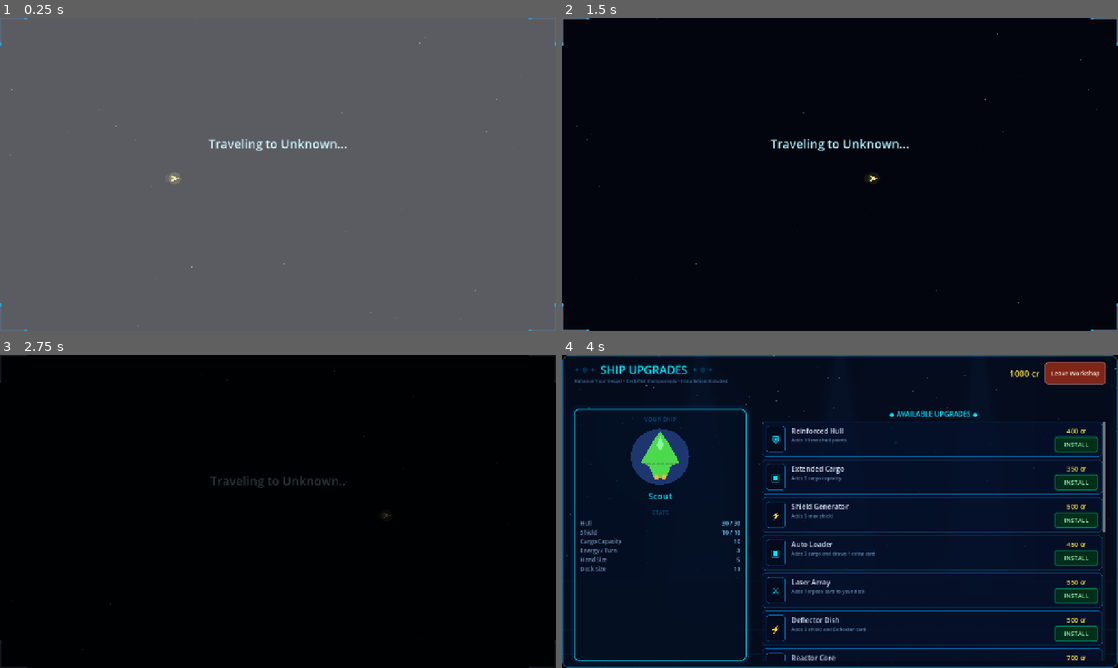
Above: before the commit, frames 1-4 (two rows, left to right).
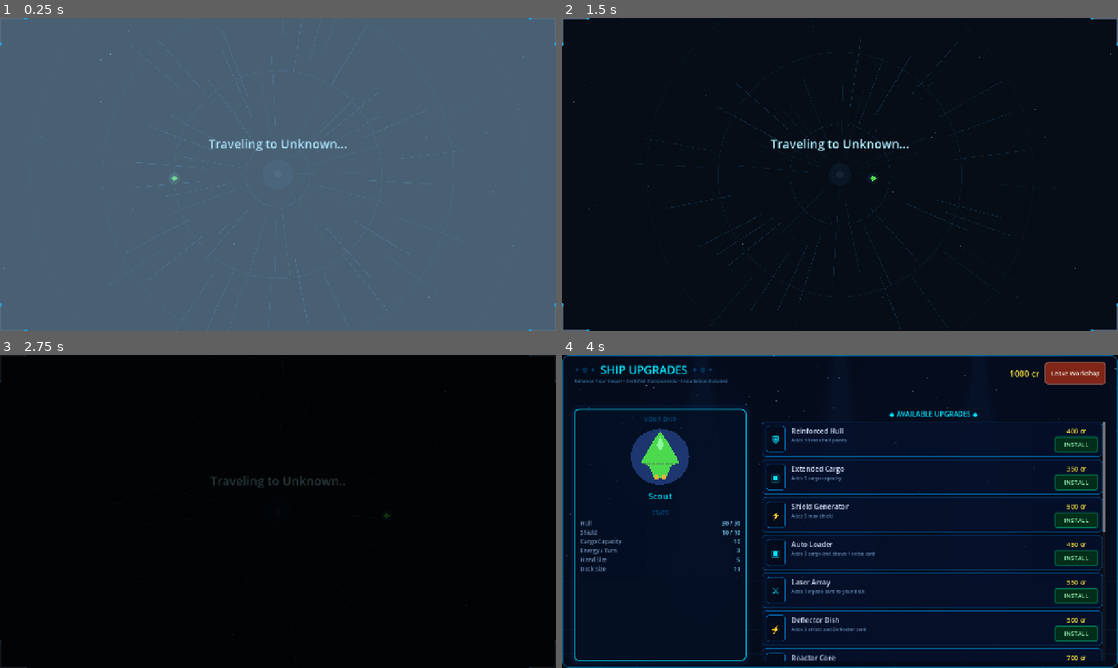
Above: after the commit, the same moments.

Repository: TestAndWin/space-trader
Game: Godot game, scene res://scenes/travel_scene.tscn
The game is run twice, just before and just after one commit, with the same random seed, the same clock (stepped at 60 frames per second) and the same inputs. This scene is started directly instead of the project's main scene.
Inputs (mouse positions are in pixels of both pictures, inside the frame that each line leads up to):
- Up to frame 1 (0.25 s): no input
- Up to frame 2 (1.5 s): tap Enter (ui_accept) at 0.5, 0.77 s; move the mouse to (962, 158) at 0.52 s; hold Right (ui_right) 0.53-1.28 s; hold Space 0.53-1.28 s; click (962, 158) at 0.67 s; move the mouse to (728, 190) at 1.27 s; hold Left (ui_left) from 1.28 s (still down); tap Space at 1.35 s; click (728, 190) at 1.42 s
- Up to frame 3 (2.75 s): tap Enter (ui_accept) at 1.52 s; move the mouse to (333, 442) at 2.02 s; release Left (ui_left) at 2.03 s; hold Right (ui_right) from 2.03 s (still down); hold Space from 2.03 s (still down); click (333, 442) at 2.17 s
- Up to frame 4 (4 s): move the mouse to (812, 574) at 2.77 s; release Space at 2.78 s; tap Space at 2.85 s; click (812, 574) at 2.92 s; tap Enter (ui_accept) at 3.02 s; release Right (ui_right) at 3.5 s; click "Upgrades" at 3.5 s

The runs differ from the first frame. In frame 1, 2.3% of the frame differs, in the area x 0-95%, y 0-100%; in frame 2, 1.2%; in frame 3, less than 0.1%; in frame 4, nothing differs.

Commit message:
Add planet-colored warp effect and ship-specific icon to travel screen
- New warp_effect.gd: procedural hyperspace tunnel with radial streaks,
  expanding concentric rings, and pulsing center glow, all tinted by the
  destination planet type color
- travel_scene.gd: detect destination planet type to theme starfield tint,
  background color, entry flash, and warp tunnel per planet type (5 colors)
- player_ship_icon.gd: draws the player's actual owned ship hull shape and
  primary color (read from GameManager) instead of a hardcoded yellow triangle

Co-Authored-By: Claude Sonnet 4.6 <noreply@anthropic.com>

Diff:
--- a/scripts/components/player_ship_icon.gd
+++ b/scripts/components/player_ship_icon.gd
@@ -1,9 +1,6 @@
 extends Node2D
 
 var pulse_time: float = 0.0
-const SHIP_COLOR := Color(1.0, 0.95, 0.4)
-const GLOW_COLOR := Color(1.0, 0.95, 0.4, 0.15)
-const TRAIL_COLOR := Color(1.0, 0.8, 0.2, 0.08)
 
 
 func _process(delta: float) -> void:
@@ -12,35 +9,113 @@
 
 
 func _draw() -> void:
-	# Engine trail glow
+	var ship: Resource = GameManager.get_ship_data()
+	var ship_shape: int = 0
+	var hull_color := Color(0.3, 0.85, 0.3)
+	if ship:
+		ship_shape = ship.hull_shape
+		hull_color = ship.hull_color_primary
+
+	# Scale: unit size that polygons are built around
+	var s := 20.0
+
+	var body := _get_ship_polygon(ship_shape, s)
+
+	# Engine trail glow (at the back = positive y, which rotates to the left during travel)
 	var trail_alpha: float = 0.06 + sin(pulse_time * 5.0) * 0.03
-	draw_circle(Vector2(0, 12), 10.0, Color(TRAIL_COLOR.r, TRAIL_COLOR.g, TRAIL_COLOR.b, trail_alpha))
+	draw_circle(Vector2(0, s * 0.36), s * 0.5, Color(hull_color.r * 0.2, hull_color.g * 0.2, 1.0, trail_alpha))
 
-	# Outer glow
-	var glow_alpha: float = 0.12 + sin(pulse_time * 3.0) * 0.05
-	draw_circle(Vector2.ZERO, 14.0, Color(GLOW_COLOR.r, GLOW_COLOR.g, GLOW_COLOR.b, glow_alpha))
+	# Outer hull glow
+	var glow_alpha: float = 0.10 + sin(pulse_time * 3.0) * 0.04
+	draw_circle(Vector2.ZERO, s * 0.65, Color(hull_color.r, hull_color.g, hull_color.b, glow_alpha))
 
-	# Ship body (triangle pointing up)
-	var body_points := PackedVector2Array([
-		Vector2(0, -10),   # nose
-		Vector2(-7, 8),    # left wing
-		Vector2(0, 4),     # center notch
-		Vector2(7, 8),     # right wing
+	# Ship body
+	draw_colored_polygon(body, hull_color)
+
+	# Cockpit highlight
+	var cockpit := PackedVector2Array([
+		Vector2(0, -s * 0.35),
+		Vector2(s * 0.06, -s * 0.18),
+		Vector2(0, -s * 0.1),
+		Vector2(-s * 0.06, -s * 0.18),
 	])
-	var body_color := SHIP_COLOR * 0.9
-	body_color.a = 1.0
-	draw_colored_polygon(body_points, body_color)
+	var cockpit_color := Color(
+		minf(hull_color.r + 0.3, 1.0),
+		minf(hull_color.g + 0.3, 1.0),
+		minf(hull_color.b + 0.4, 1.0),
+		0.8
+	)
+	draw_colored_polygon(cockpit, cockpit_color)
 
-	# Highlight stripe
-	var highlight_points := PackedVector2Array([
-		Vector2(0, -8),
-		Vector2(-3, 4),
-		Vector2(0, 2),
-		Vector2(3, 4),
-	])
-	draw_colored_polygon(highlight_points, Color(1.0, 1.0, 0.8, 0.5))
+	# Engine glow (two thruster points)
+	var engine_brightness: float = 0.6 + sin(pulse_time * 8.0) * 0.3
+	draw_circle(Vector2(-s * 0.06, s * 0.34), s * 0.04, Color(0.3, 0.6, 1.0, engine_brightness))
+	draw_circle(Vector2(s * 0.06, s * 0.34), s * 0.04, Color(0.3, 0.6, 1.0, engine_brightness))
 
-	# Engine glow (small circle at back)
-	var engine_brightness: float = 0.6 + sin(pulse_time * 8.0) * 0.3
-	draw_circle(Vector2(-3, 7), 2.0, Color(0.3, 0.6, 1.0, engine_brightness))
-	draw_circle(Vector2(3, 7), 2.0, Color(0.3, 0.6, 1.0, engine_brightness))
+
+func _get_ship_polygon(shape: int, s: float) -> PackedVector2Array:
+	match shape:
+		1:  # Freighter — wide, boxy
+			return PackedVector2Array([
+				Vector2(0, -s * 0.32),
+				Vector2(s * 0.2, -s * 0.25),
+				Vector2(s * 0.28, -s * 0.05),
+				Vector2(s * 0.28, s * 0.2),
+				Vector2(s * 0.15, s * 0.35),
+				Vector2(-s * 0.15, s * 0.35),
+				Vector2(-s * 0.28, s * 0.2),
+				Vector2(-s * 0.28, -s * 0.05),
+				Vector2(-s * 0.2, -s * 0.25),
+			])
+		2:  # Warship — angular, aggressive
+			return PackedVector2Array([
+				Vector2(0, -s * 0.44),
+				Vector2(s * 0.08, -s * 0.3),
+				Vector2(s * 0.35, 0.0),
+				Vector2(s * 0.3, s * 0.15),
+				Vector2(s * 0.15, s * 0.2),
+				Vector2(s * 0.12, s * 0.38),
+				Vector2(-s * 0.12, s * 0.38),
+				Vector2(-s * 0.15, s * 0.2),
+				Vector2(-s * 0.3, s * 0.15),
+				Vector2(-s * 0.35, 0.0),
+				Vector2(-s * 0.08, -s * 0.3),
+			])
+		3:  # Smuggler — slim, fast
+			return PackedVector2Array([
+				Vector2(0, -s * 0.45),
+				Vector2(s * 0.08, -s * 0.3),
+				Vector2(s * 0.18, 0.0),
+				Vector2(s * 0.22, s * 0.15),
+				Vector2(s * 0.12, s * 0.35),
+				Vector2(-s * 0.12, s * 0.35),
+				Vector2(-s * 0.22, s * 0.15),
+				Vector2(-s * 0.18, 0.0),
+				Vector2(-s * 0.08, -s * 0.3),
+			])
+		4:  # Explorer — rounded
+			return PackedVector2Array([
+				Vector2(0, -s * 0.38),
+				Vector2(s * 0.15, -s * 0.28),
+				Vector2(s * 0.25, -s * 0.1),
+				Vector2(s * 0.25, s * 0.1),
+				Vector2(s * 0.18, s * 0.25),
+				Vector2(s * 0.1, s * 0.35),
+				Vector2(-s * 0.1, s * 0.35),
+				Vector2(-s * 0.18, s * 0.25),
+				Vector2(-s * 0.25, s * 0.1),
+				Vector2(-s * 0.25, -s * 0.1),
+				Vector2(-s * 0.15, -s * 0.28),
+			])
+		_:  # Scout (default)
+			return PackedVector2Array([
+				Vector2(0, -s * 0.42),
+				Vector2(s * 0.12, -s * 0.25),
+				Vector2(s * 0.32, s * 0.1),
+				Vector2(s * 0.18, s * 0.15),
+				Vector2(s * 0.1, s * 0.35),
+				Vector2(-s * 0.1, s * 0.35),
+				Vector2(-s * 0.18, s * 0.15),
+				Vector2(-s * 0.32, s * 0.1),
+				Vector2(-s * 0.12, -s * 0.25),
+			])
--- /dev/null
+++ b/scripts/components/warp_effect.gd
@@ -0,0 +1,78 @@
+extends Control
+
+## Procedural warp tunnel drawn behind the hyperspace starfield.
+## Radial streaks fly outward from center; concentric rings expand.
+## Call setup(color) after adding to the scene to set the accent color.
+
+var accent_color: Color = Color(0.25, 0.6, 0.85)
+var _time: float = 0.0
+
+const STREAK_COUNT := 56
+
+# Precomputed per-streak data: [angle, speed, phase_offset]
+var _streak_data: Array = []
+
+
+func setup(p_color: Color) -> void:
+	accent_color = p_color
+
+
+func _ready() -> void:
+	mouse_filter = Control.MOUSE_FILTER_IGNORE
+	_precompute_streaks()
+
+
+func _precompute_streaks() -> void:
+	var rng := RandomNumberGenerator.new()
+	rng.seed = 999
+	for i in STREAK_COUNT:
+		_streak_data.append([
+			float(i) / float(STREAK_COUNT) * TAU + rng.randf_range(-0.06, 0.06),
+			rng.randf_range(0.25, 0.8),
+			rng.randf_range(0.0, 1.0),
+		])
+
+
+func _process(delta: float) -> void:
+	_time += delta
+	queue_redraw()
+
+
+func _draw() -> void:
+	var w := size.x
+	var h := size.y
+	var center := Vector2(w * 0.5, h * 0.5)
+	var max_r := Vector2(w * 0.5, h * 0.5).length()
+
+	# Radial streak lines flying outward from center
+	for data in _streak_data:
+		var angle: float = data[0]
+		var speed: float = data[1]
+		var offset: float = data[2]
+		var progress := fmod(_time * speed + offset, 1.0)
+
+		var inner_r := progress * max_r * 0.5
+		var outer_r := minf(inner_r + max_r * 0.22, max_r * 1.05)
+
+		var p_start := center + Vector2(cos(angle), sin(angle)) * inner_r
+		var p_end := center + Vector2(cos(angle), sin(angle)) * outer_r
+
+		# Brightest at mid-progress, fades at start and end
+		var fade := sin(progress * PI)
+		var alpha := fade * 0.22
+		draw_line(p_start, p_end, Color(accent_color.r, accent_color.g, accent_color.b, alpha), 1.2)
+
+	# Concentric rings expanding outward
+	for r in 4:
+		var ring_progress := fmod(_time * 0.45 + float(r) * 0.25, 1.0)
+		var ring_r := ring_progress * max_r * 0.9
+		var ring_alpha := (1.0 - ring_progress) * 0.18
+		if ring_alpha > 0.005:
+			draw_arc(center, ring_r, 0.0, TAU, 64,
+				Color(accent_color.r, accent_color.g, accent_color.b, ring_alpha), 1.2)
+
+	# Soft pulsing center glow
+	var glow_pulse := (sin(_time * 2.5) + 1.0) * 0.5
+	var glow_r := lerpf(22.0, 38.0, glow_pulse)
+	draw_circle(center, glow_r, Color(accent_color.r, accent_color.g, accent_color.b, 0.07))
+	draw_circle(center, 9.0, Color(1.0, 1.0, 1.0, 0.05))
--- a/scripts/scenes/travel_scene.gd
+++ b/scripts/scenes/travel_scene.gd
@@ -4,6 +4,15 @@
 var dot_count: int = 0
 var dot_timer: float = 0.0
 var star_rects: Array = []
+
+# Planet type accent colors matching planet_background.gd atmosphere palette
+const PLANET_WARP_COLORS: Dictionary = {
+	0: Color(0.5, 0.55, 0.7),    # INDUSTRIAL  - steel blue
+	1: Color(0.3, 0.7, 0.4),     # AGRICULTURAL - green
+	2: Color(0.7, 0.5, 0.25),    # MINING       - orange/brown
+	3: Color(0.25, 0.6, 0.85),   # TECH         - cyan
+	4: Color(0.6, 0.15, 0.15),   # OUTLAW       - dark red
+}
 
 @onready var travel_label := $CenterContainer/VBoxContainer/TravelLabel
 @onready var ship_icon := $CenterContainer/VBoxContainer/ShipContainer/ShipIcon
@@ -16,18 +25,46 @@
 	if EncounterManager.is_carrying_contraband():
 		warning_label.text = "CONTRABAND ABOARD - Increased encounter risk!"
 	travel_label.text = "Traveling to " + destination_planet + "..."
-	_generate_starfield()
+
+	# Determine destination planet type for color theming
+	var dest_type: int = _get_destination_type()
+	var warp_color: Color = PLANET_WARP_COLORS.get(dest_type, PLANET_WARP_COLORS[3])
+
+	# Subtle background tint toward destination planet color
+	var bg := $Background as ColorRect
+	bg.color = Color(
+		0.01 + warp_color.r * 0.05,
+		0.02 + warp_color.g * 0.05,
+		0.05 + warp_color.b * 0.05,
+		1.0
+	)
+
+	_generate_starfield(warp_color)
+	_add_warp_effect(warp_color)
 	_start_travel_animation()
-	# Hyperspace flash
+
+	# Hyperspace flash tinted by destination planet color
 	var flash := ColorRect.new()
-	flash.color = Color(1, 1, 1, 0.7)
+	flash.color = Color(
+		warp_color.r * 0.5 + 0.5,
+		warp_color.g * 0.5 + 0.5,
+		warp_color.b * 0.5 + 0.5,
+		0.75
+	)
 	flash.size = Vector2(1280, 720)
 	flash.mouse_filter = Control.MOUSE_FILTER_IGNORE
 	add_child(flash)
 	var flash_tween := create_tween()
-	flash_tween.tween_property(flash, "modulate:a", 0.0, 0.5).set_ease(Tween.EASE_OUT)
+	flash_tween.tween_property(flash, "modulate:a", 0.0, 0.6).set_ease(Tween.EASE_OUT)
 	flash_tween.tween_callback(flash.queue_free)
 	_add_cockpit_frame()
+
+
+func _get_destination_type() -> int:
+	for planet in EconomyManager.planets:
+		if planet.planet_name == destination_planet:
+			return planet.planet_type
+	return 3  # Default: Tech (cyan)
 
 
 func _process(delta: float) -> void:
@@ -45,7 +82,7 @@
 				star.position.x = 1290
 
 
-func _generate_starfield() -> void:
+func _generate_starfield(warp_color: Color) -> void:
 	var stars_node := $Stars
 	var rng := RandomNumberGenerator.new()
 	rng.seed = randi()
@@ -56,12 +93,29 @@
 		star.position = Vector2(sx, sy)
 		var s: float = rng.randf_range(1.0, 3.0)
 		star.size = Vector2(s, 1.0)  # Stretch horizontally for warp effect
-		var b: float = rng.randf_range(0.2, 0.8)
-		star.color = Color(b * 0.9, b * 0.95, b, b)
+		var brightness: float = rng.randf_range(0.2, 0.8)
+		# Blend neutral white-blue with destination planet color
+		var tint: float = rng.randf_range(0.2, 0.6)
+		var cr: float = lerpf(brightness * 0.9, warp_color.r * brightness, tint)
+		var cg: float = lerpf(brightness * 0.95, warp_color.g * brightness, tint)
+		var cb: float = lerpf(brightness, warp_color.b * brightness, tint)
+		star.color = Color(cr, cg, cb, brightness)
 		star.mouse_filter = Control.MOUSE_FILTER_IGNORE
 		star.set_meta("speed", rng.randf_range(80.0, 300.0))
 		stars_node.add_child(star)
 		star_rects.append(star)
+
+
+func _add_warp_effect(warp_color: Color) -> void:
+	var warp := Control.new()
+	warp.name = "WarpEffect"
+	warp.set_anchors_preset(Control.PRESET_FULL_RECT)
+	warp.mouse_filter = Control.MOUSE_FILTER_IGNORE
+	warp.set_script(load("res://scripts/components/warp_effect.gd"))
+	add_child(warp)
+	# Place between Background (0) and Stars (1) so tunnel is behind the star streaks
+	move_child(warp, 1)
+	warp.call("setup", warp_color)
 
 
 func _start_travel_animation() -> void:
Not shown, added: scripts/components/warp_effect.gd.uid
